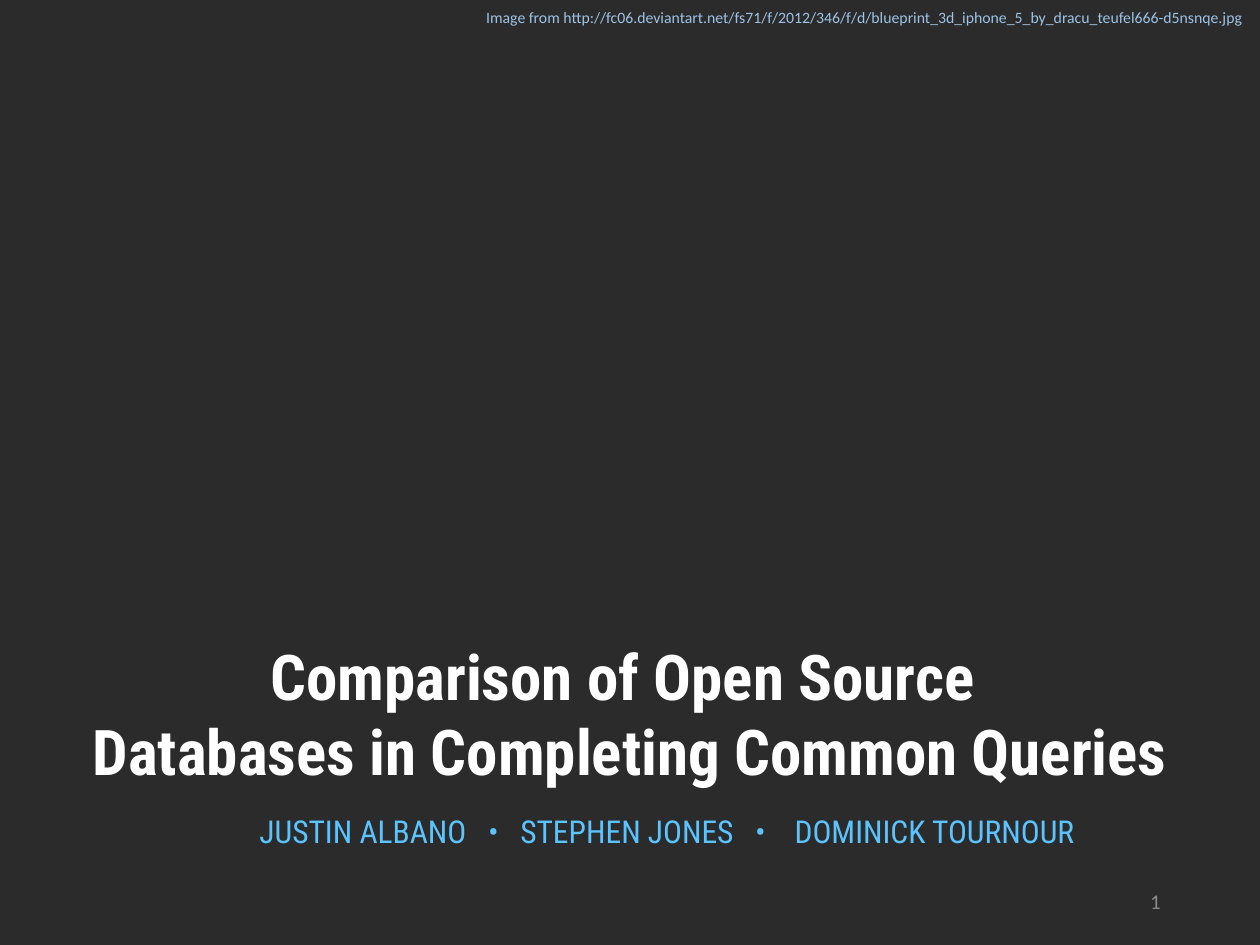
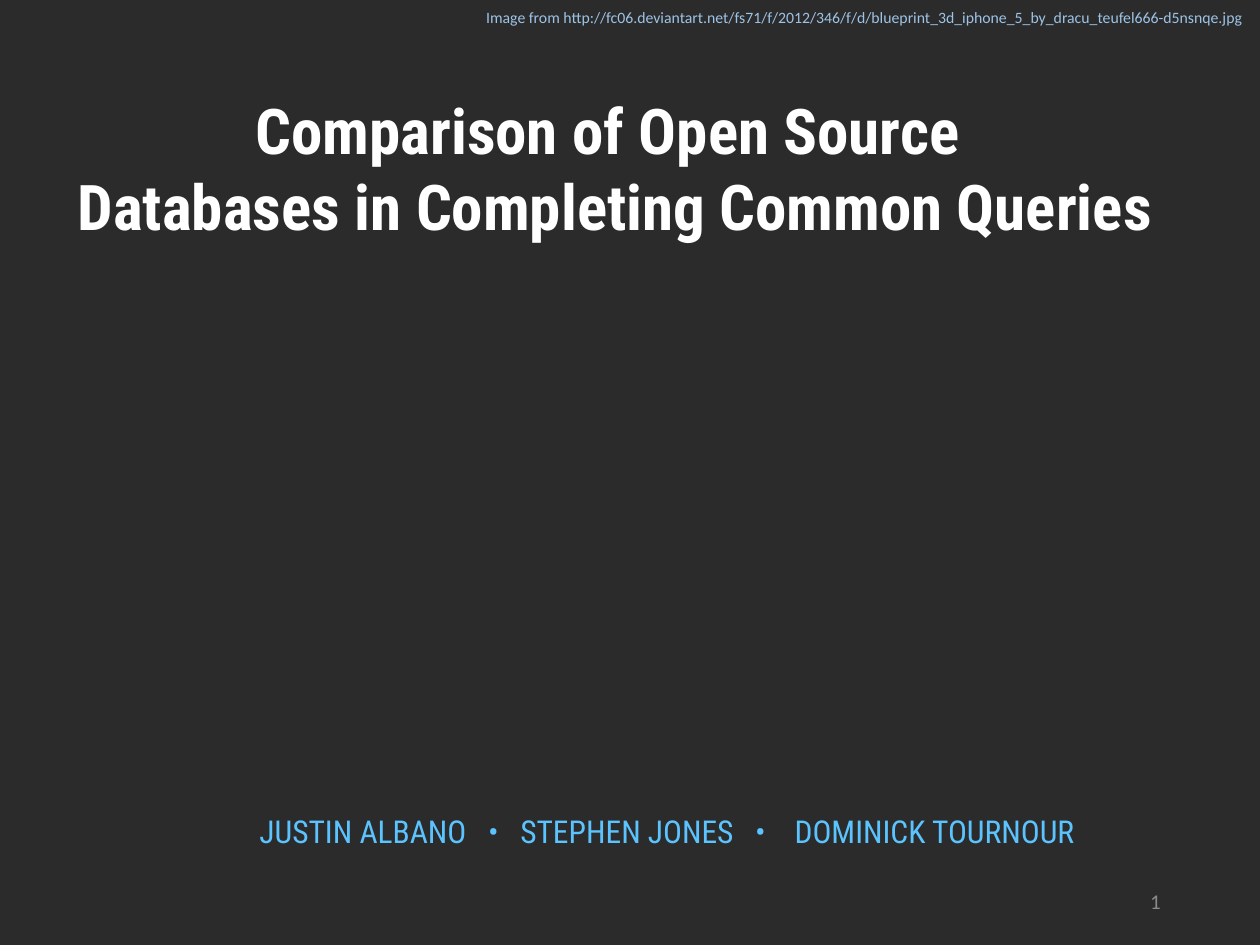
Before and after one commit to albanoj2/se655_final_project, a slide deck: slide 1 of docs/In_class_presentation.pptx. Drawn at 1260x945 pixels with LibreOffice and Linux fonts; fonts in the diff are those of the drawing; background and template pictures are left out; a plain dark background stands for a picture behind light text. Boxes give left, top, right and bottom in pixels: in the first picture for what was removed or moved away, otherwise in the second. Text is boxed around its words. In the diff, an @@ line names an element or a change of style, - is before the commit and + after.

Commit message:
Powerpoint update and save powerpoint at PDF

```diff
--- a/docs/In_class_presentation.pptx
+++ b/docs/In_class_presentation.pptx
@@ text "Comparison of Open Source": place and size @@
-text "Comparison of Open Source" at box(93, 652, 1167, 788)
+text "Comparison of Open Source" at box(78, 106, 1152, 243)
```
Also in this commit, not shown: 9 other slides changed, 1 other file.
